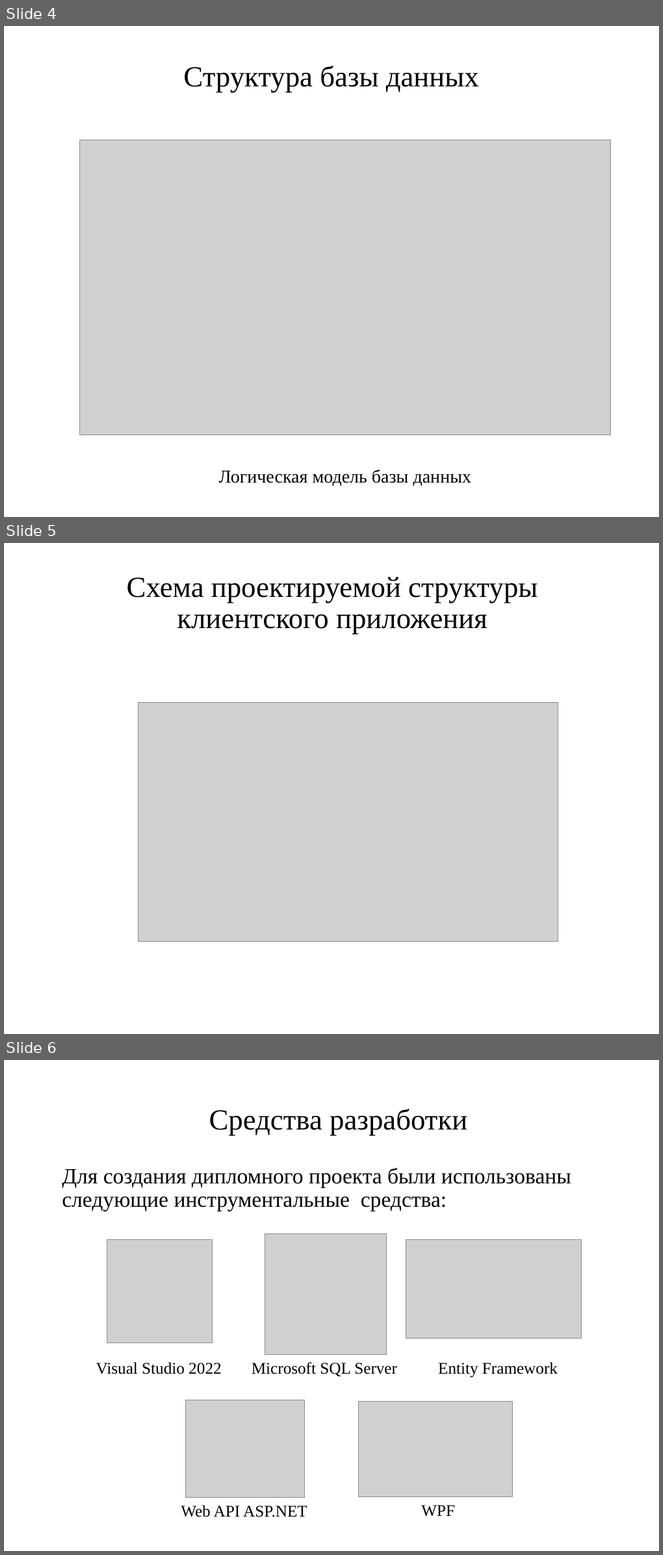
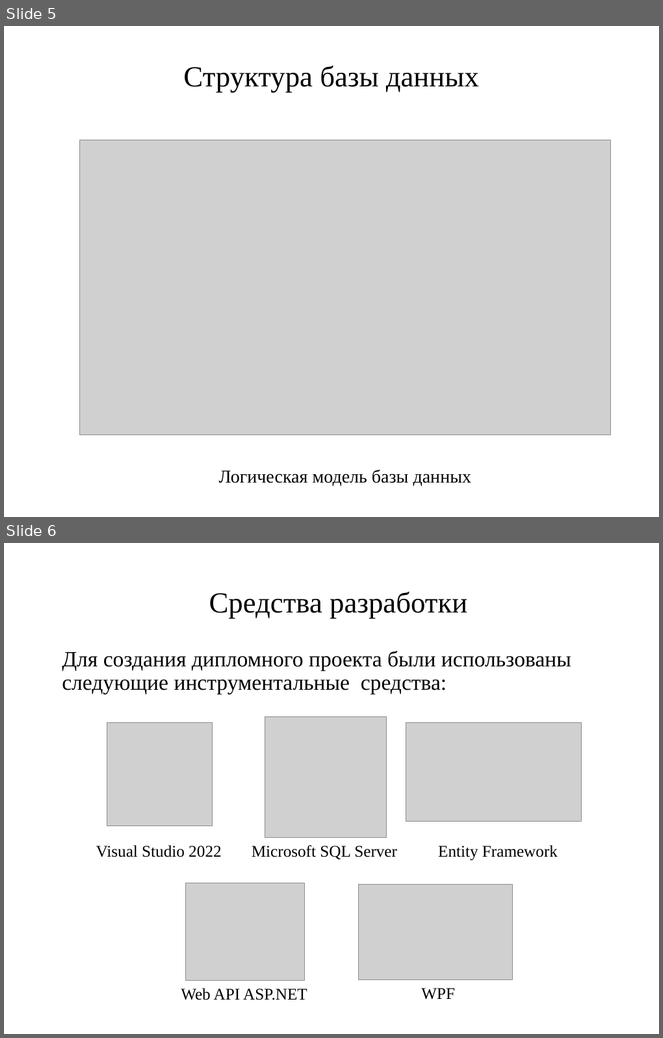
Before and after one commit to youveryaggressiveman/ViewManager, a slide deck: ЖЕсткийФлекс.pptx. Shown one above the other, each under a label of ours: slides 4, 5 and 6 before the commit, slides 5 and 6 after it. The pictures are 663x1555 and 663x1038 pixels, drawn with LibreOffice and Linux fonts; fonts in the diff are those of the drawing; grey boxes stand for pictures. Boxes give left, top, right and bottom in pixels: in the first picture for what was removed or moved away, otherwise in the second. Text is boxed around its words. In the diff, an @@ line names an element or a change of style, - is before the commit and + after.

```diff
--- a/ЖЕсткийФлекс.pptx
+++ b/ЖЕсткийФлекс.pptx
@@ slide 5 removed at (4,543,659,1034), background #FFFFFF @@
@@ title removed at (127,577,538,635) @@
-Схема проектируемой структуры клиентского приложения
@@ picture removed at (139,702,558,941) @@
@@ what was slide 4 is now slide 5 @@
```
Also in this commit, not shown: 1 slide added.
